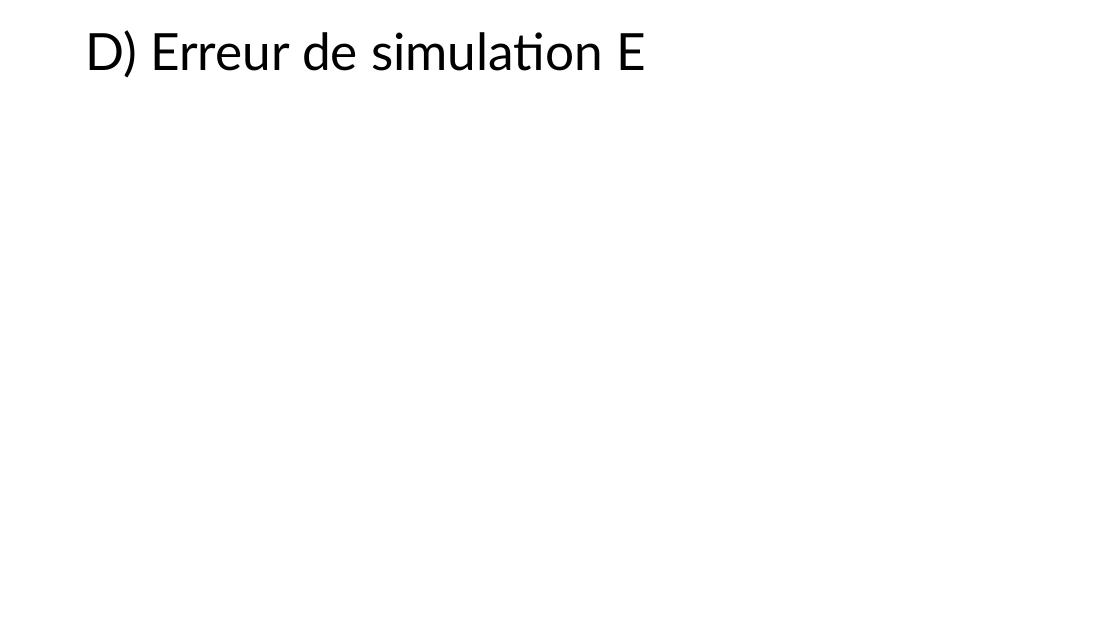
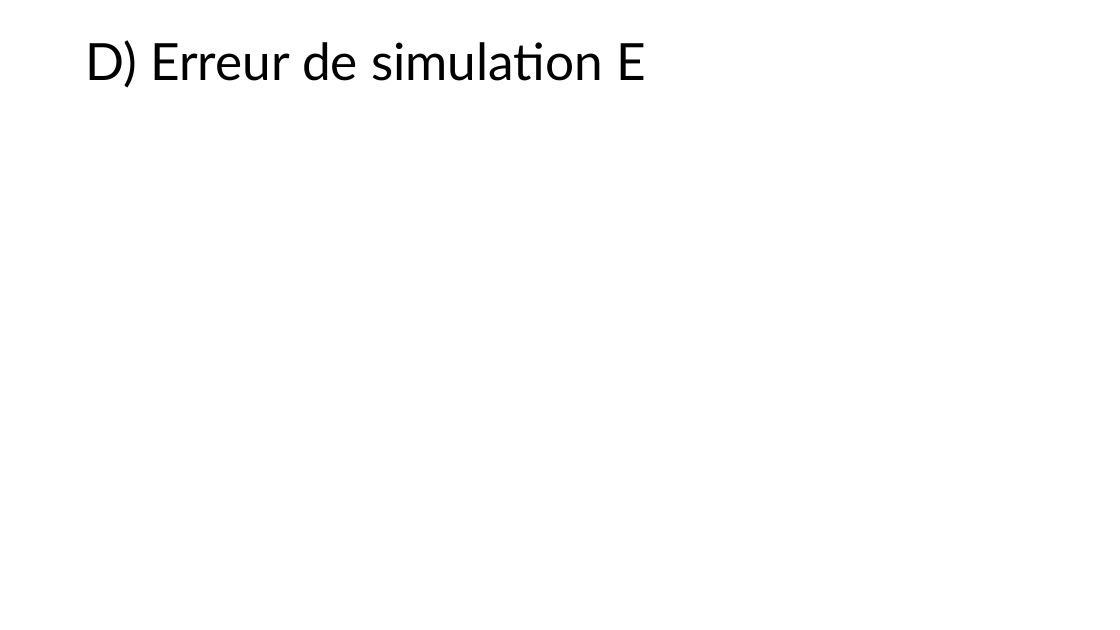
Before and after one commit to antoine-pt/MEC8211, a slide deck: slide 8 of MEC8211-Devoir3.pptx. Drawn at 1120x630 pixels with LibreOffice and Linux fonts; fonts in the diff are those of the drawing; grey boxes stand for pictures. Boxes give left, top, right and bottom in pixels: in the first picture for what was removed or moved away, otherwise in the second. Text is boxed around its words. In the diff, an @@ line names an element or a change of style, - is before the commit and + after.

```diff
--- a/MEC8211-Devoir3.pptx
+++ b/MEC8211-Devoir3.pptx
@@ title "D) Erreur de simulation E" moved from (x1=85, y1=30, x2=647, y2=78) to (x1=85, y1=40, x2=647, y2=88) @@
```
Also in this commit, not shown: 3 other slides changed, 2 slides added, 2 slides removed.
